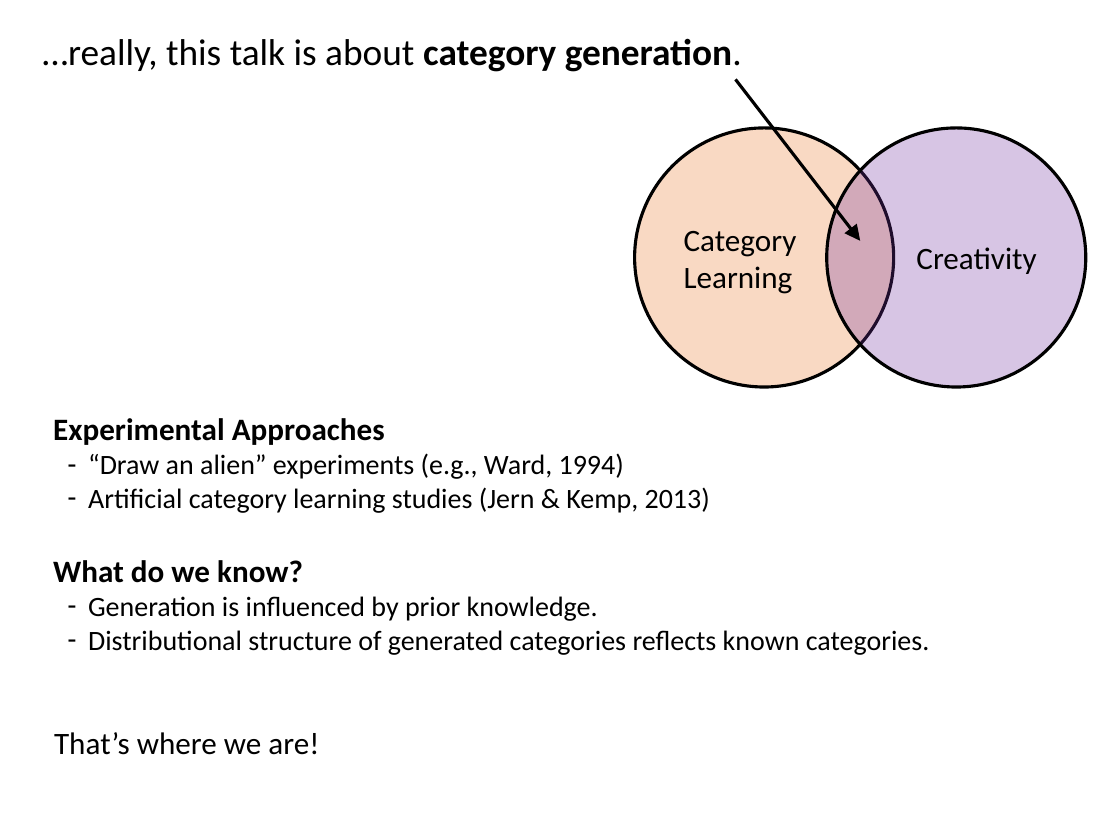
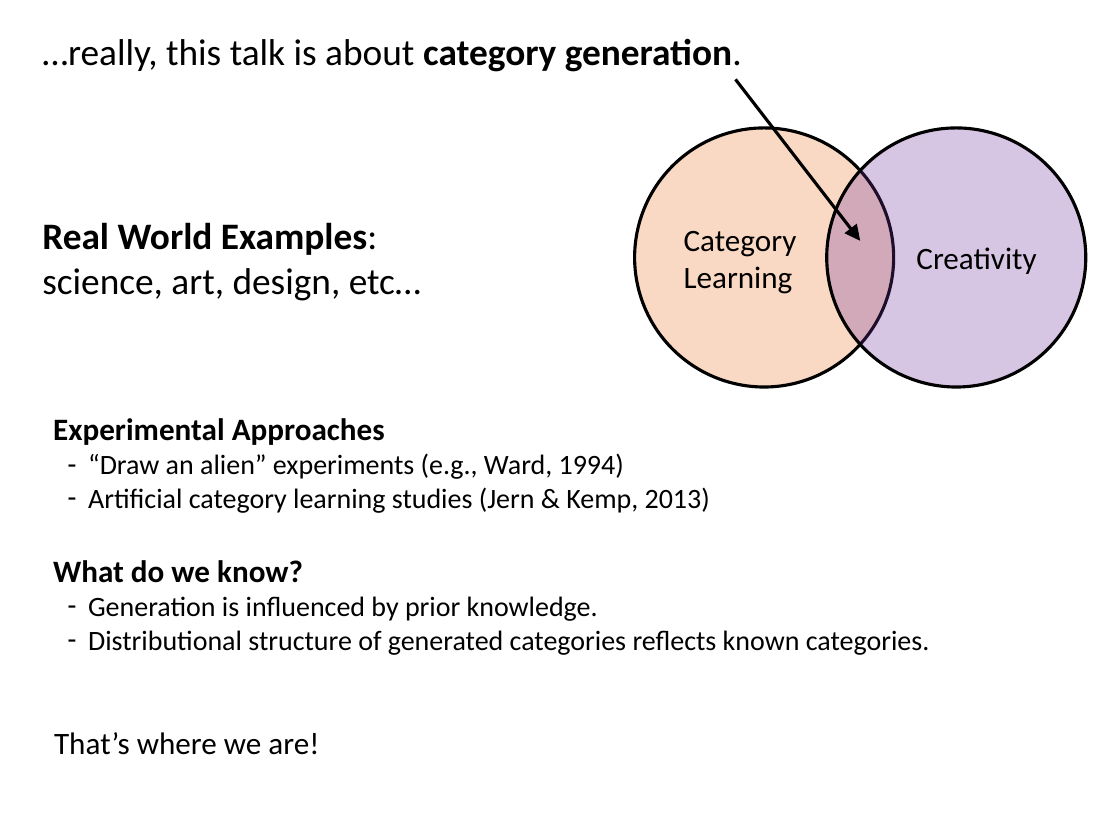
Before and after one commit to AusterweilLab/generating_categories, a slide deck: slide 4 of Presentations/ccn-bbag-march-2-2017.pptx (slide 3 before the commit). Drawn at 1120x840 pixels with LibreOffice and Linux fonts; fonts in the diff are those of the drawing. Boxes give left, top, right and bottom in pixels: in the first picture for what was removed or moved away, otherwise in the second. Text is boxed around its words. In the diff, an @@ line names an element or a change of style, - is before the commit and + after.

```diff
--- a/Presentations/ccn-bbag-march-2-2017.pptx
+++ b/Presentations/ccn-bbag-march-2-2017.pptx
@@ text added at [42,222,421,301], 24 pt, text #000000 @@
+Real World Examples:
+science, art, design, etc…
```
Also in this commit, not shown: 14 other slides changed, 5 slides added, 1 other file.
